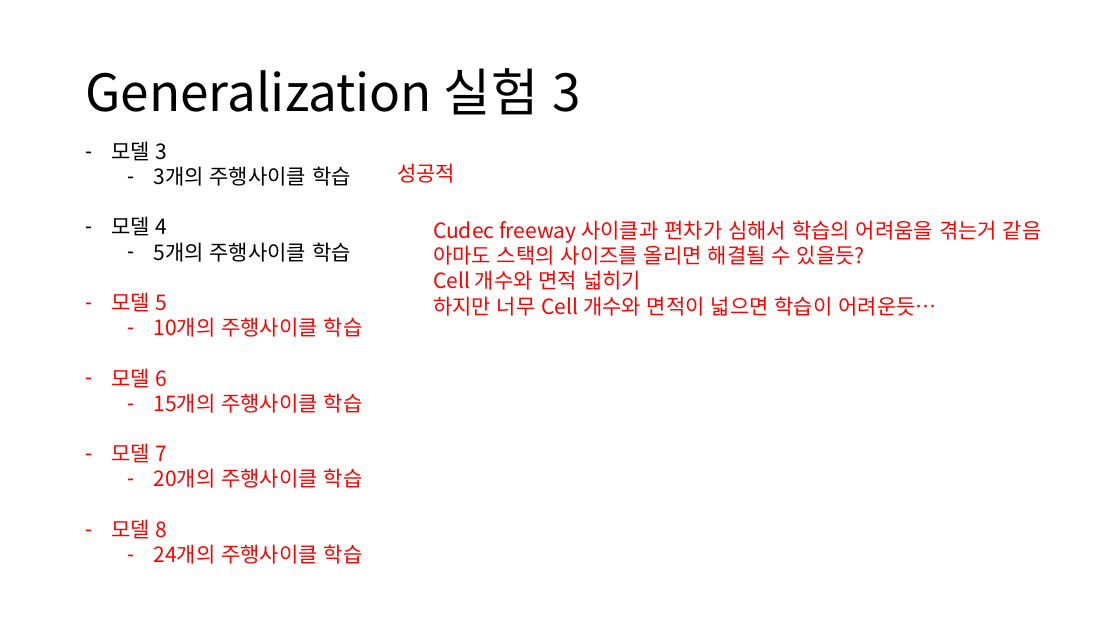
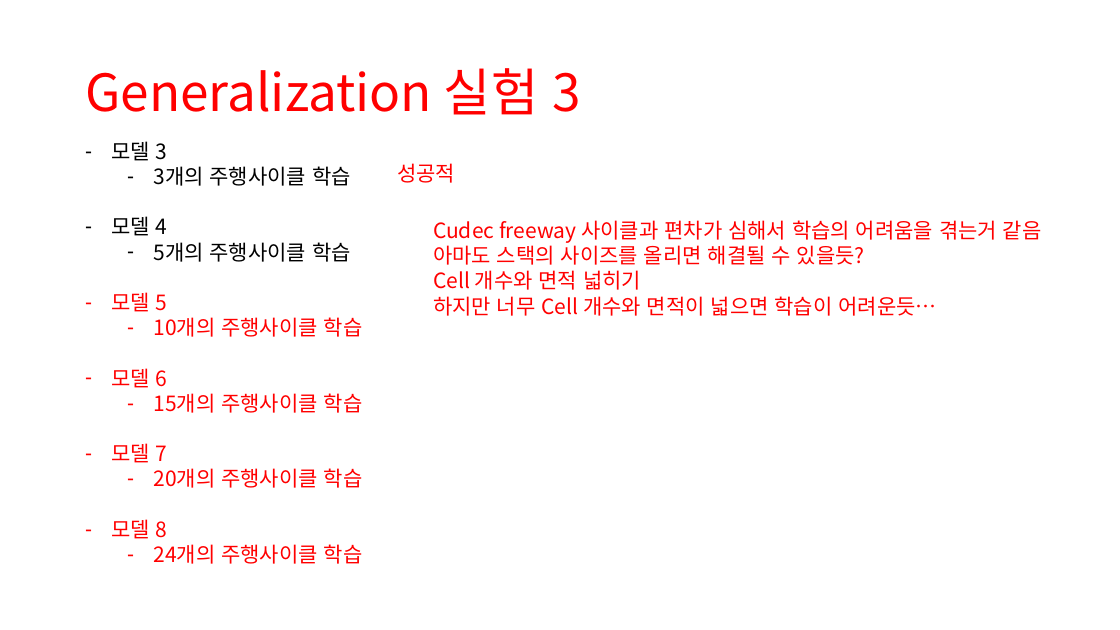
Before and after one commit to zidane89/experiment, a slide deck: slide 47 of 실험정리.pptx. Drawn at 1120x630 pixels with LibreOffice and Linux fonts; fonts in the diff are those of the drawing. Boxes give left, top, right and bottom in pixels: in the first picture for what was removed or moved away, otherwise in the second. Text is boxed around its words. In the diff, an @@ line names an element or a change of style, - is before the commit and + after.

```diff
--- a/실험정리.pptx
+++ b/실험정리.pptx
@@ title "Generalization 실험 3" at (85,68,581,115): text colour #000000 to #FF0000 @@
```
Also in this commit, not shown: 2 other slides changed, 10 other files.
